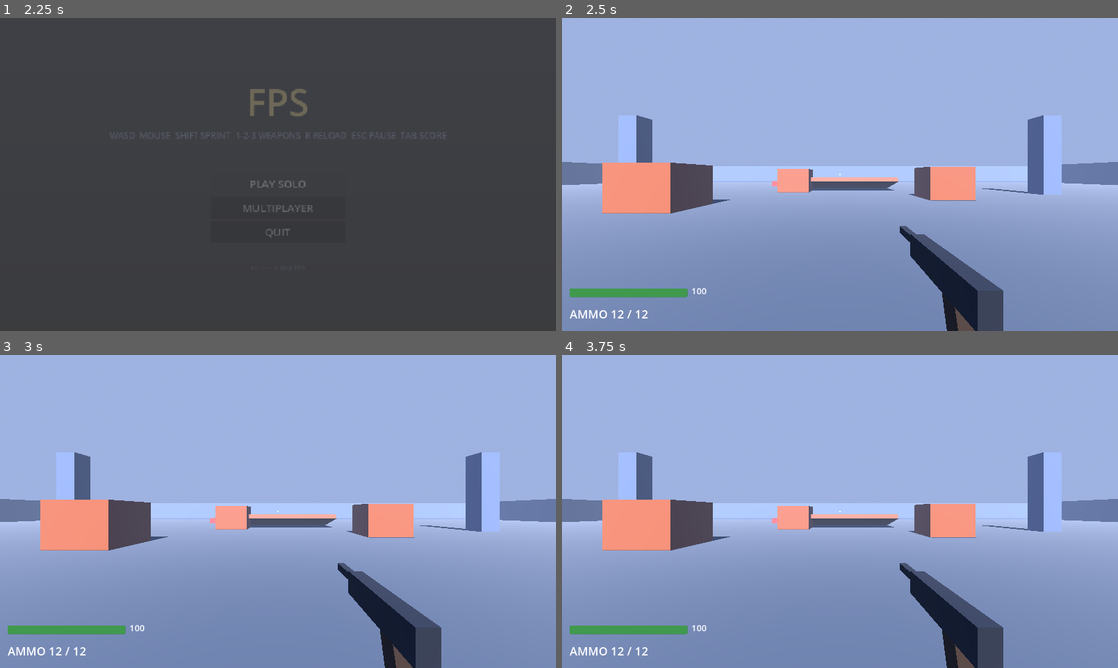
Above: before the commit, frames 1-4 (two rows, left to right).
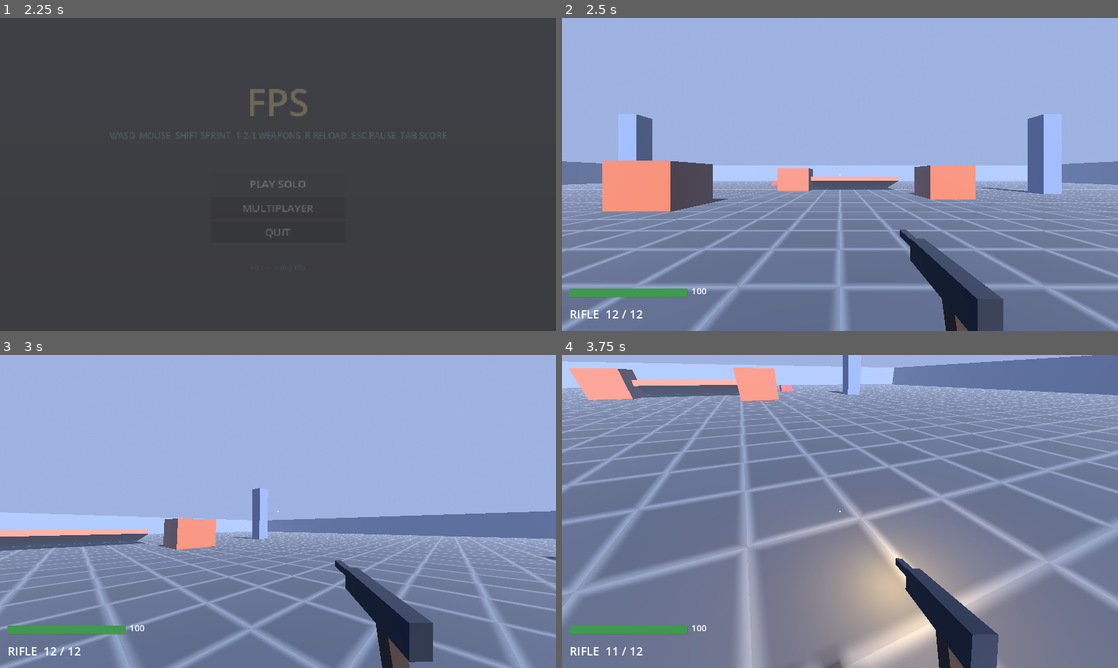
Above: after the commit, the same moments.

Repository: opqdul/fps
Game: Godot game, scene res://scenes/MainMenu.tscn
The game is run twice, just before and just after one commit, with the same random seed, the same clock (stepped at 60 frames per second) and the same inputs.
Inputs (mouse positions are in pixels of both pictures, inside the frame that each line leads up to):
- Up to frame 1 (2.25 s): move the mouse to (400, 158) at 0.52 s; hold D (move_right) 0.53-1.28 s; hold Tab (scoreboard) 0.53-1.28 s; click (400, 158) at 0.67 s; tap Space (jump) at 0.77, 1.52 s; move the mouse to (166, 190) at 1.27 s; hold S (move_backward) 1.28-2 s; click (166, 190) at 1.35 s; click "PLAY SOLO" at 2 s
- Up to frame 2 (2.5 s): no input
- Up to frame 3 (3 s): move the mouse to (333, 442) at 2.77 s; hold D (move_right) from 2.78 s (still down); hold Shift (sprint) from 2.78 s (still down)
- Up to frame 4 (3.75 s): move the mouse to (812, 574) at 3.52 s; release D (move_right) at 3.53 s; release Shift (sprint) at 3.53 s; hold W (move_forward) from 3.53 s (still down); tap 1 (weapon_1) at 3.6 s; click (812, 574) at 3.67 s

Frame 1 is identical in both runs. In frame 2, 34% of the frame differs, in the area x 0-100%, y 30-100%; in frame 3, 42%; in frame 4, 89%, in the area x 0-100%, y 0-100%.

Commit message:
Fix solo player ownership for exported builds
is_multiplayer_authority() errors and returns false in export templates
when no peer is assigned, which froze movement outside the editor.
Detect ownership via the peer instead. Also add a grid floor shader so
looking down reads as depth instead of a flat blue wash.

Diff:
--- a/scenes/Main.tscn
+++ b/scenes/Main.tscn
@@ -6,6 +6,7 @@
 [ext_resource type="Script" path="res://scripts/hud.gd" id="4_hud"]
 [ext_resource type="Script" path="res://scripts/game.gd" id="5_game"]
 [ext_resource type="Script" path="res://scripts/scoreboard.gd" id="6_board"]
+[ext_resource type="Shader" path="res://shaders/ground_grid.gdshader" id="7_grid"]
 
 [sub_resource type="ProceduralSkyMaterial" id="ProcSkyMat"]
 sky_top_color = Color(0.3, 0.5, 0.9, 1)
@@ -69,6 +70,9 @@
 [sub_resource type="StandardMaterial3D" id="WallMat"]
 albedo_color = Color(0.42, 0.47, 0.58, 1)
 roughness = 0.7
+
+[sub_resource type="ShaderMaterial" id="GroundGridMat"]
+shader = ExtResource("7_grid")
 
 [sub_resource type="StandardMaterial3D" id="CrateMat"]
 albedo_color = Color(0.8, 0.35, 0.15, 1)
@@ -121,7 +125,7 @@
 
 [node name="Mesh" type="MeshInstance3D" parent="Ground"]
 mesh = SubResource("GroundMesh")
-surface_material_override/0 = SubResource("GroundMat")
+surface_material_override/0 = SubResource("GroundGridMat")
 
 [node name="Collision" type="CollisionShape3D" parent="Ground"]
 transform = Transform3D(1, 0, 0, 0, 1, 0, 0, 0, 1, 0, -0.5, 0)
--- a/scripts/net.gd
+++ b/scripts/net.gd
@@ -89,8 +89,14 @@
 
 ## The player node this machine controls, or null.
 func get_local_player() -> Node:
+	# Solo has no peer: the first (only) player is ours.
+	if multiplayer.multiplayer_peer == null:
+		for p in get_tree().get_nodes_in_group("player"):
+			return p
+		return null
+	var my_id := multiplayer.get_unique_id()
 	for p in get_tree().get_nodes_in_group("player"):
-		if p.is_multiplayer_authority():
+		if p.get_multiplayer_authority() == my_id:
 			return p
 	return null
 
--- a/scripts/player.gd
+++ b/scripts/player.gd
@@ -132,8 +132,8 @@
 
 func _ready() -> void:
 	_home = global_position
-	name_tag.visible = Net.role != Net.Role.SOLO and not is_multiplayer_authority()
-	if is_multiplayer_authority():
+	name_tag.visible = Net.role != Net.Role.SOLO and not _is_owned()
+	if _is_owned():
 		camera.current = true
 		if DisplayServer.get_name() != "headless":
 			Input.mouse_mode = Input.MOUSE_MODE_CAPTURED
@@ -243,9 +243,16 @@
 	elif event.is_action_pressed("weapon_3"):
 		_select_weapon(2)
 
+func _is_owned() -> bool:
+	# is_multiplayer_authority() errors in export templates when no peer is
+	# assigned (solo), so decide ownership ourselves.
+	if multiplayer.multiplayer_peer == null:
+		return true # solo: the only player is ours
+	return get_multiplayer_authority() == multiplayer.get_unique_id()
+
 func _physics_process(delta: float) -> void:
 	# Remote copies don't move themselves; they follow sync_pos.
-	if not is_multiplayer_authority():
+	if not _is_owned():
 		_remote_process(delta)
 		return
 	if _dead:
--- /dev/null
+++ b/shaders/ground_grid.gdshader
@@ -0,0 +1,18 @@
+shader_type spatial;
+
+// Flat concrete floor with a subtle grid and slight checker variation so
+// looking down reads as depth instead of an empty blue gradient.
+uniform vec4 base_color : source_color = vec4(0.45, 0.44, 0.42, 1.0);
+uniform vec4 line_color : source_color = vec4(0.18, 0.18, 0.2, 0.65);
+uniform float grid_size = 1.0;
+
+void fragment() {
+	vec3 world = (INV_VIEW_MATRIX * vec4(VERTEX, 1.0)).xyz;
+	vec2 cell = fract(world.xz / grid_size) - 0.5;
+	float line = 1.0 - smoothstep(0.4, 0.5, max(abs(cell.x), abs(cell.y)));
+	float checker = mod(floor(world.x / grid_size) + floor(world.z / grid_size), 2.0);
+	vec3 col = mix(base_color.rgb, base_color.rgb * 0.9, checker);
+	col = mix(col, line_color.rgb, line * line_color.a);
+	ALBEDO = col;
+	ROUGHNESS = 0.9;
+}
